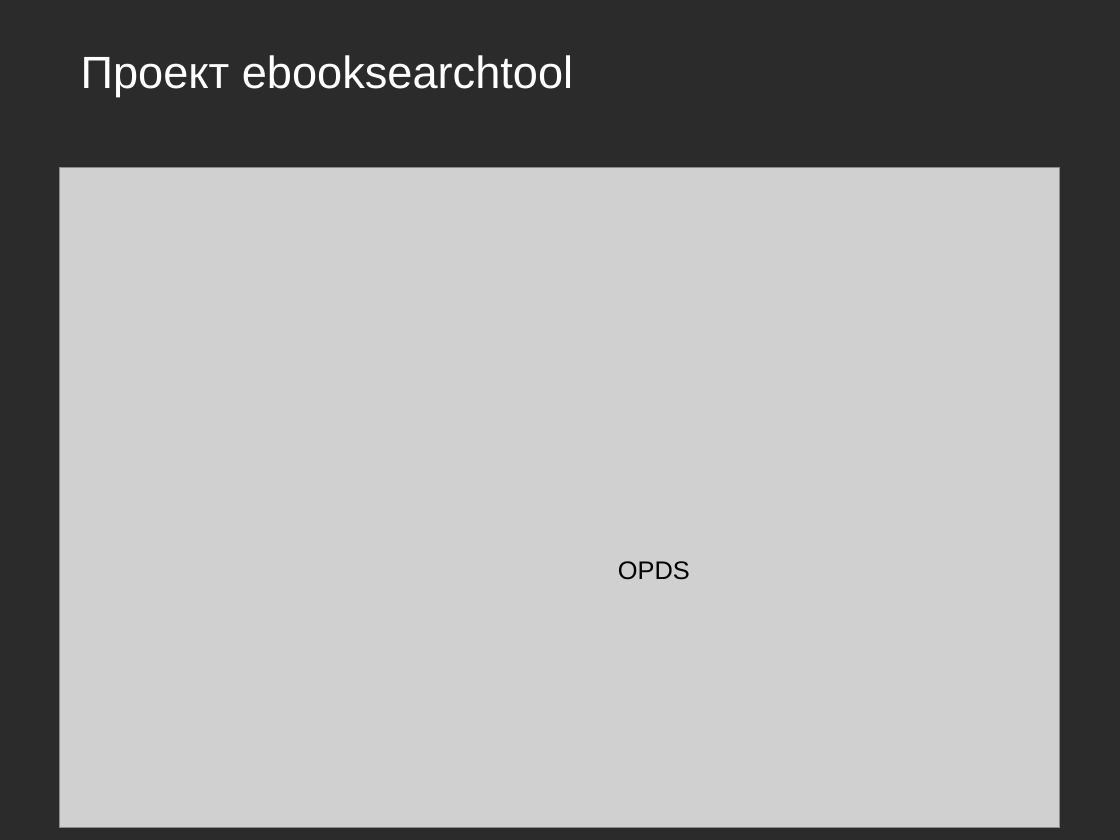
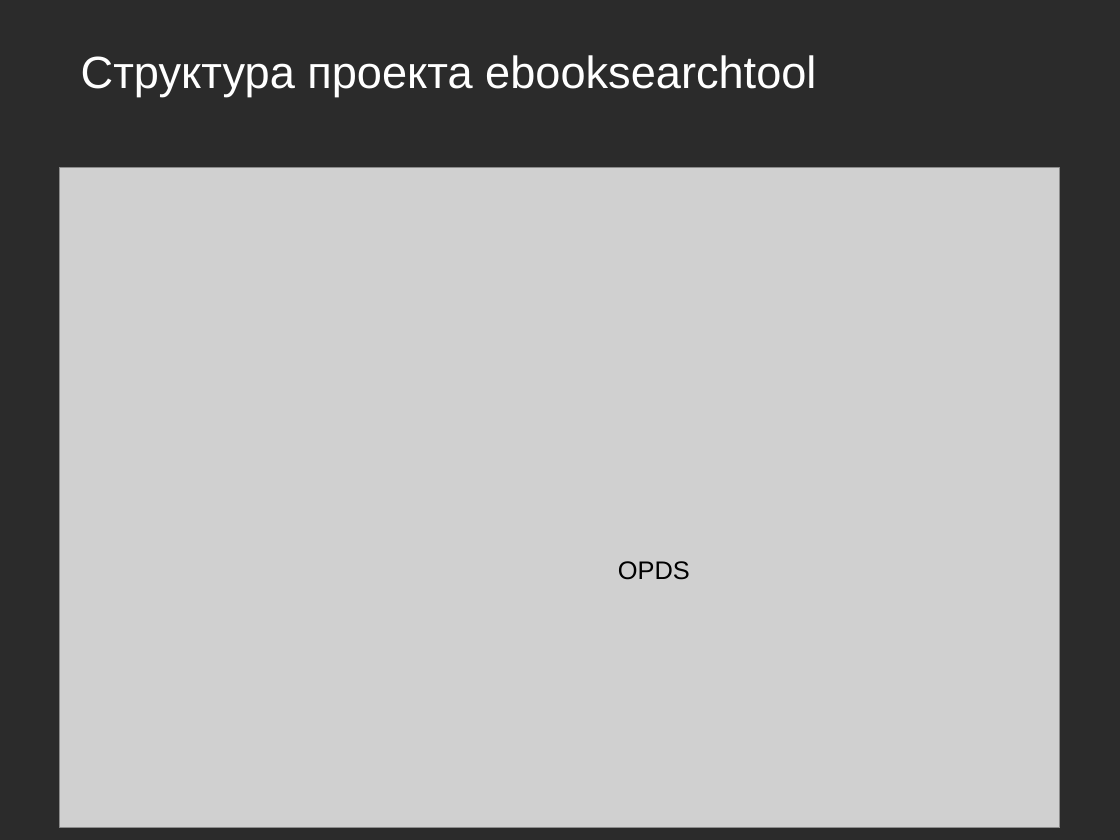
Before and after one commit to kropp/ebooksearchtool, a slide deck: slide 6 of client-cpp-qt/docs/presentation_egorova_s.ppt (slide 4 before the commit). Drawn at 1120x840 pixels with LibreOffice and Linux fonts; fonts in the diff are those of the drawing; grey boxes stand for pictures; background and template pictures are left out; a plain dark background stands for a picture behind light text. Boxes give left, top, right and bottom in pixels: in the first picture for what was removed or moved away, otherwise in the second. Text is boxed around its words. In the diff, an @@ line names an element or a change of style, - is before the commit and + after.

```diff
--- a/client-cpp-qt/docs/presentation_egorova_s.ppt
+++ b/client-cpp-qt/docs/presentation_egorova_s.ppt
@@ text at bbox=[81, 55, 816, 96]: text changed @@
-Проект ebooksearchtool
+Структура проекта ebooksearchtool
```
Also in this commit, not shown: 5 other slides changed, 2 slides added, 1 slide removed, 1 other file.
